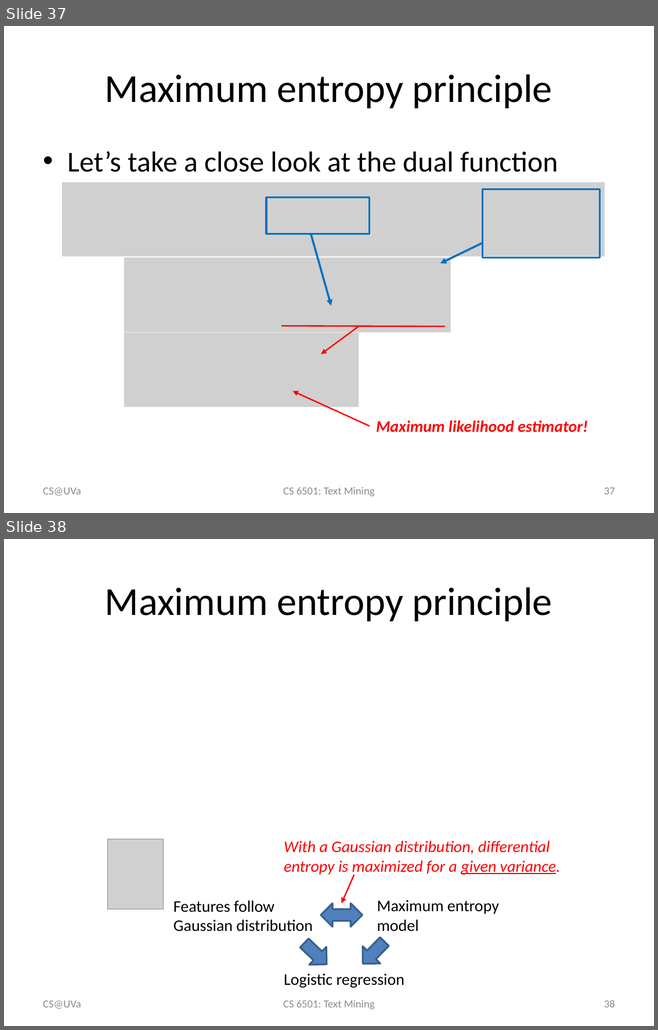
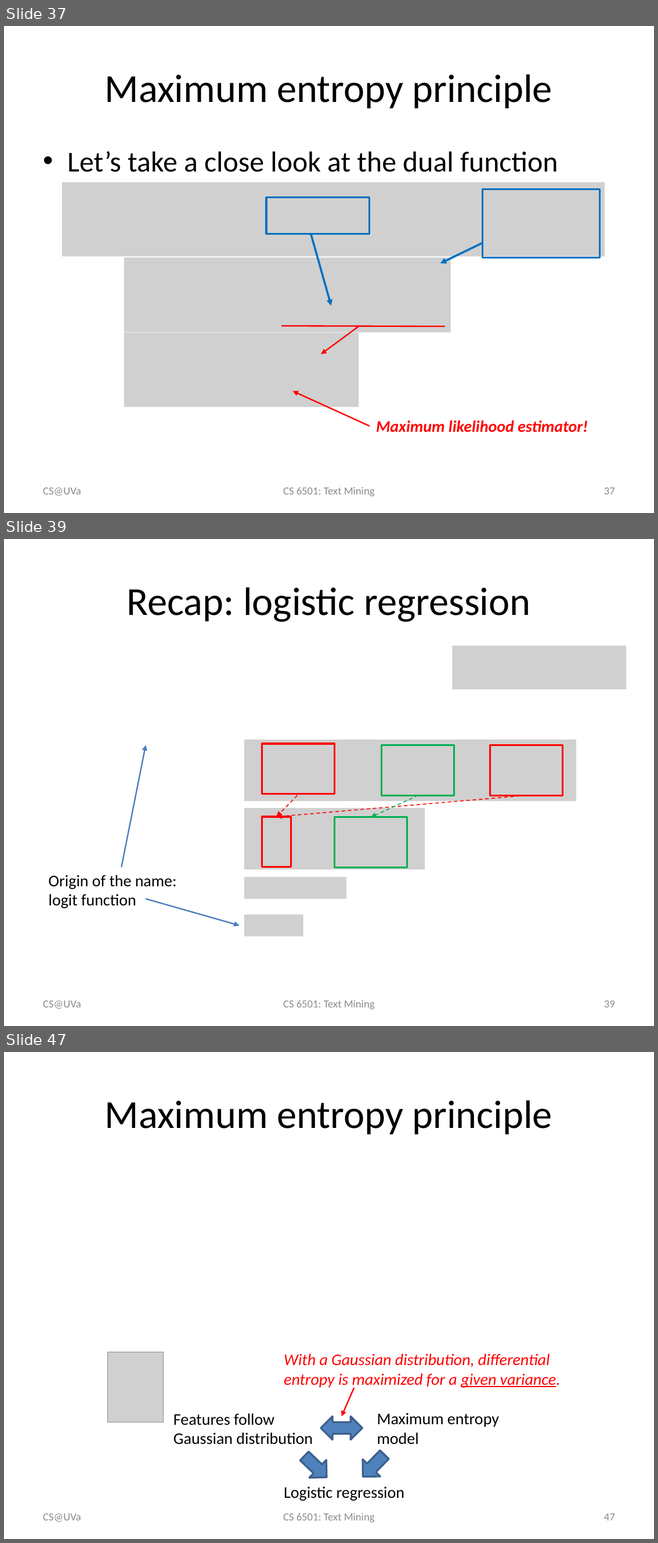
Before and after one commit to wang296/CS6501-Text-Mining, a slide deck: docs/Logistic Regression.pptx. Shown one above the other, each under a label of ours: slides 37 and 38 before the commit, slides 37, 39 and 47 after it; the slides between them are not shown. The pictures are 658x1030 and 658x1543 pixels, drawn with LibreOffice and Linux fonts; fonts in the diff are those of the drawing; grey boxes stand for pictures. Boxes give left, top, right and bottom in pixels: in the first picture for what was removed or moved away, otherwise in the second. Text is boxed around its words. In the diff, an @@ line names an element or a change of style, - is before the commit and + after.

```diff
--- a/docs/Logistic Regression.pptx
+++ b/docs/Logistic Regression.pptx
@@ slide 39 added at [4, 539, 654, 1026], background #FFFFFF @@
@@ title added at [126, 587, 530, 622], 44 pt, text #000000 @@
+Recap: logistic regression
@@ picture added at [452, 646, 626, 689] @@
@@ arrow added from (122, 867) to (146, 745), #4B7EBC 1.5 pt @@
@@ picture added at [244, 740, 576, 801] @@
@@ rectangle added at [382, 745, 454, 795], outline #00B050 2 pt @@
@@ group added at [262, 744, 563, 817]: 2 rectangles, 2 arrows @@
@@ arrow added from (418, 795) to (371, 817), #00B050 1 pt dashed @@
@@ picture added at [244, 808, 424, 870] @@
@@ rectangle added at [262, 817, 291, 867], outline #FF0000 2 pt @@
@@ rectangle added at [334, 817, 407, 867], outline #00B050 2 pt @@
@@ text added at [49, 875, 177, 908], 18 pt, text #000000 @@
+Origin of the name: logit function
@@ picture added at [244, 877, 346, 899] @@
@@ arrow added from (146, 899) to (239, 925), #4B7EBC 1.5 pt @@
@@ picture added at [244, 914, 303, 936] @@
@@ text added at [43, 1001, 81, 1009], 12 pt, text #8C8C8C @@
+CS@UVa
@@ text added at [283, 1000, 375, 1009], 12 pt, text #8C8C8C @@
+CS 6501: Text Mining
@@ page number added at [604, 1001, 615, 1008], 12 pt, text #8C8C8C @@
+39
@@ what was slide 38 is now slide 47 @@
@@ page number at [604, 1514, 615, 1521]: text changed @@
-38
+47
```
Also in this commit, not shown: 3 slides changed, 10 other slides added, 2 other files.
